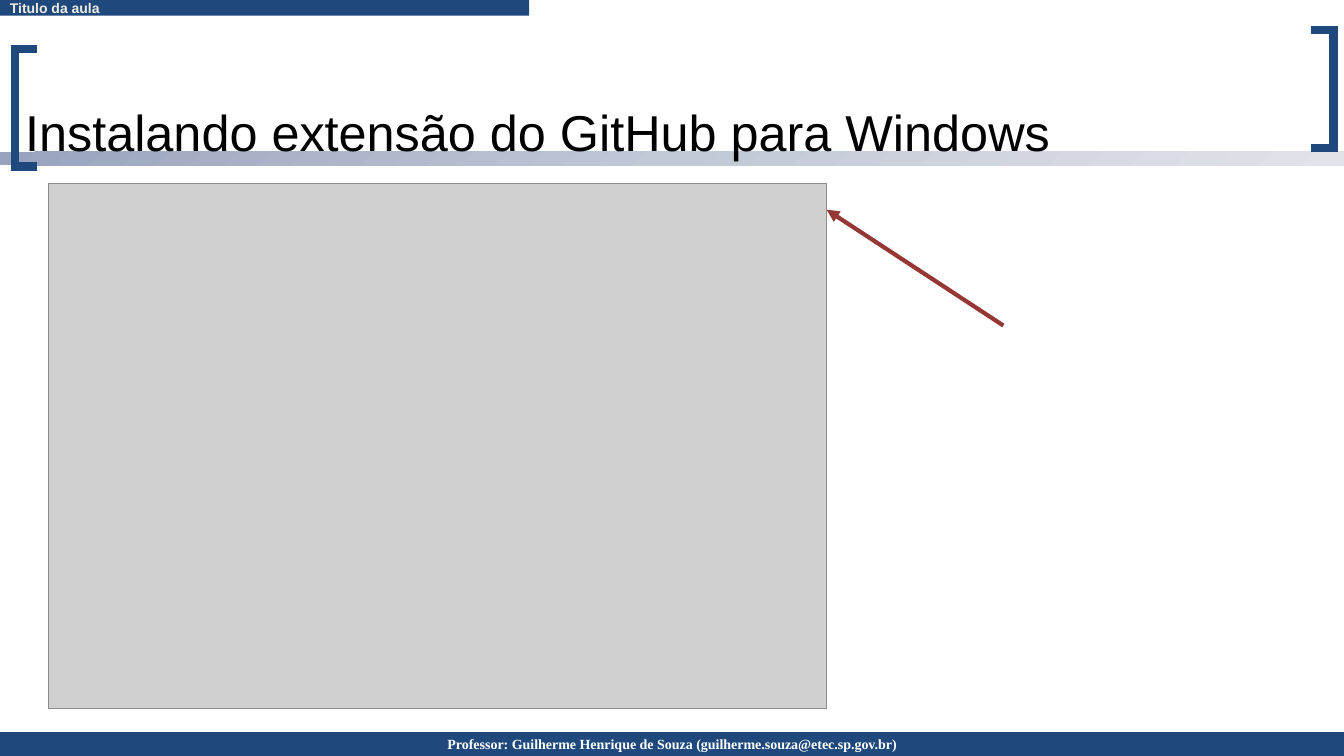
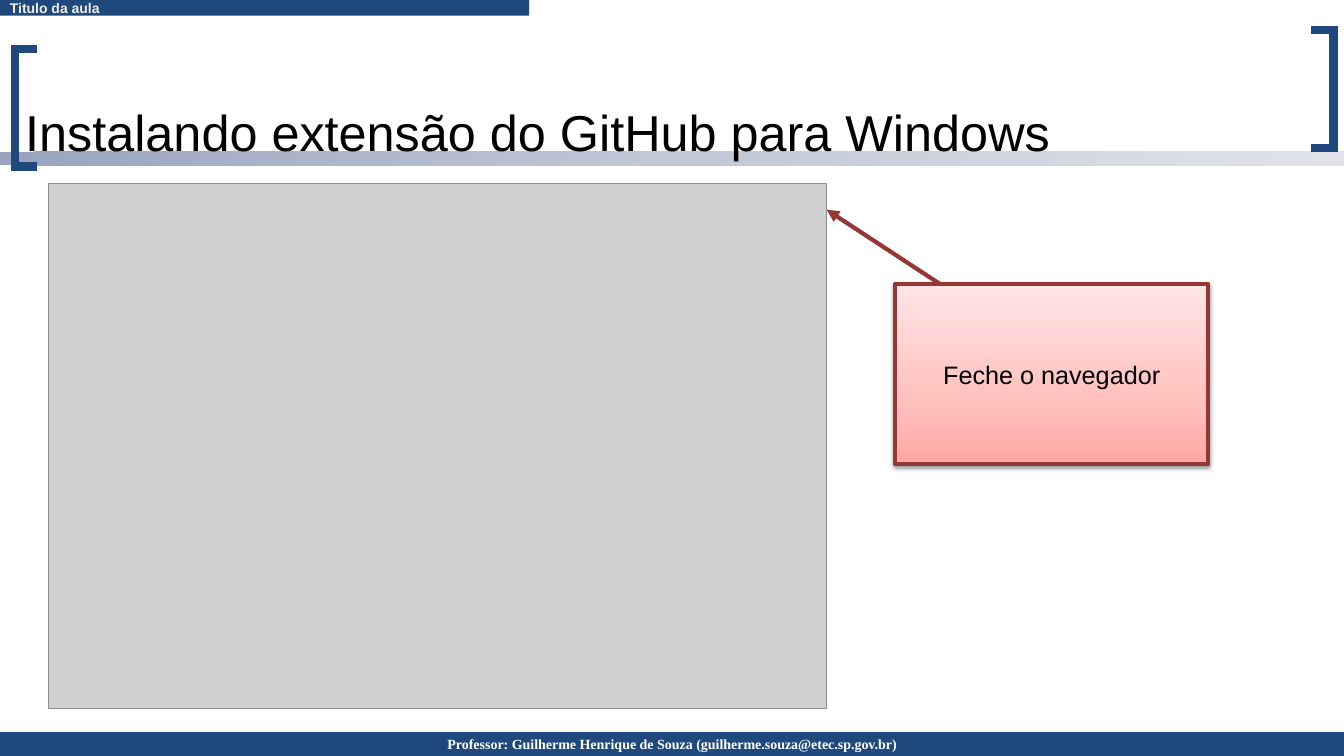
Before and after one commit to guilhermehsouza/Aulas, a slide deck: slide 11 of ProjetoBS - Parte 2 - Instalando extensão do GitHub para Windows.pptx (slide 12 before the commit). Drawn at 1344x756 pixels with LibreOffice and Linux fonts; fonts in the diff are those of the drawing; grey boxes stand for pictures. Boxes give left, top, right and bottom in pixels: in the first picture for what was removed or moved away, otherwise in the second. Text is boxed around its words. In the diff, an @@ line names an element or a change of style, - is before the commit and + after.

```diff
--- a/ProjetoBS - Parte 2 - Instalando extensão do GitHub para Windows.pptx
+++ b/ProjetoBS - Parte 2 - Instalando extensão do GitHub para Windows.pptx
@@ rectangle added at (x1=895, y1=284, x2=1209, y2=465), fill gradient #FFA6A5 to #FFC0BF to #FFE7E7, outline #953735 3 pt, 18 pt, text #000000 @@
+Feche o navegador
```
Also in this commit, not shown: 8 other slides changed, 1 slide removed.
